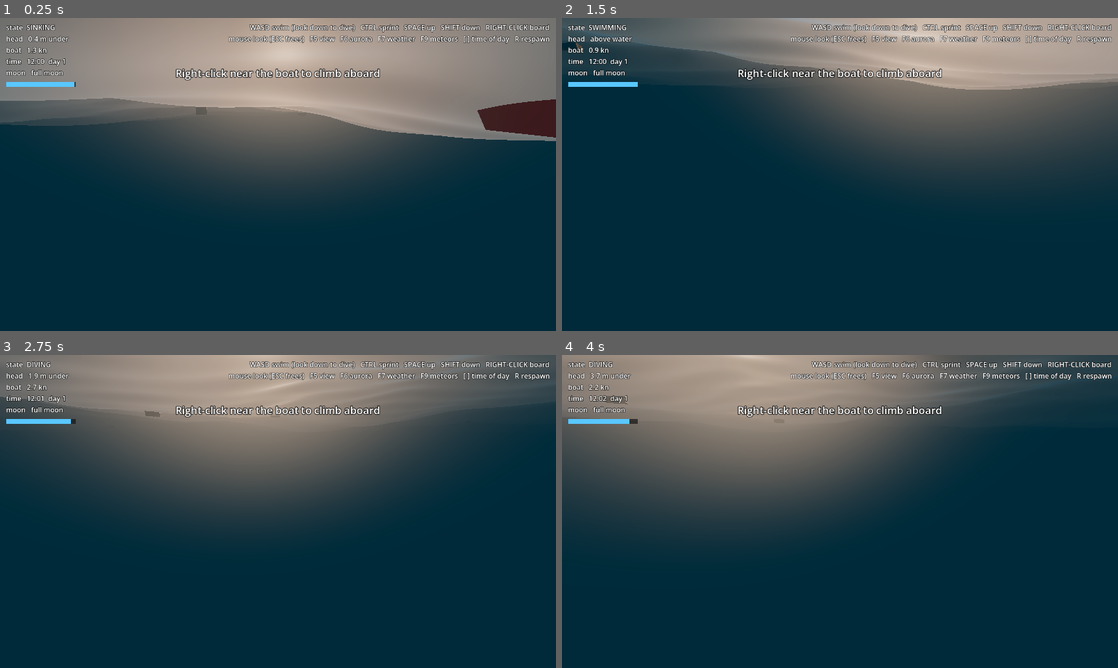
Above: before the commit, frames 1-4 (two rows, left to right).
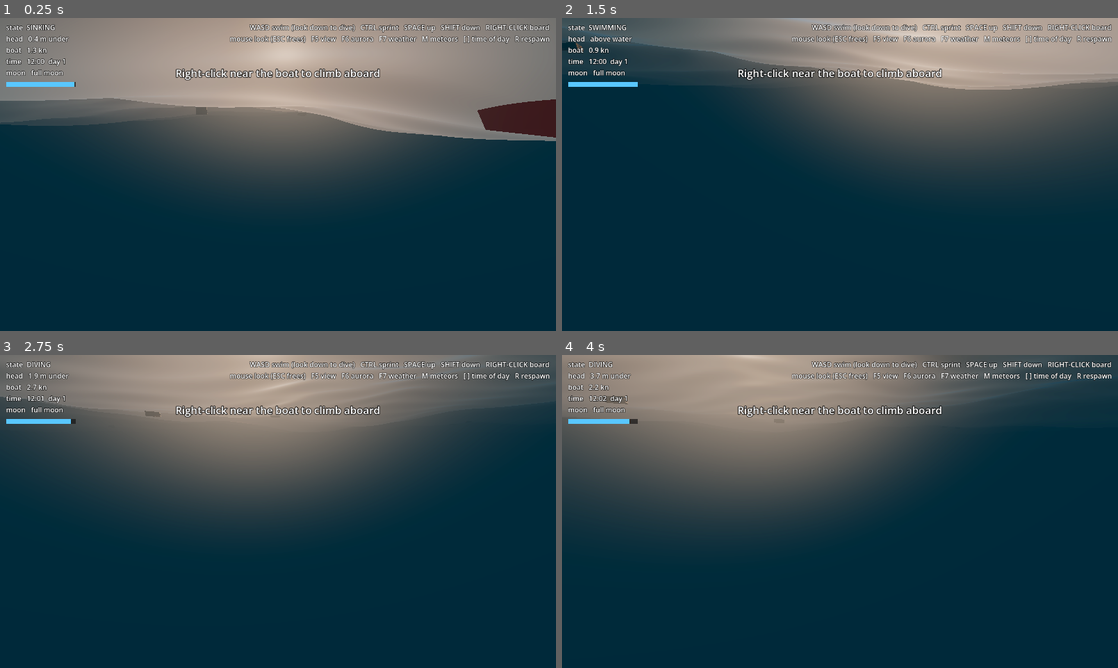
Above: after the commit, the same moments.

Repository: DocRountree/game
Game: Godot game, scene res://src/world/open_ocean/open_ocean.tscn
Same seed, same stepped clock (60 frames per second), same inputs: the game is played once before the commit and once after it.
Inputs (mouse positions are in pixels of both pictures, inside the frame that each line leads up to):
- Up to frame 1 (0.25 s): no input
- Up to frame 2 (1.5 s): tap Enter at 0.5 s; move the mouse to (867, 174) at 0.52 s; hold W (move_forward) from 0.53 s (still down); tap Down (camera_down) at 0.6 s; move the mouse to (812, 174) at 1.27 s; tap Left (camera_left) at 1.35 s
- Up to frame 3 (2.75 s): keep holding W (move_forward); move the mouse to (289, 505) at 2.02 s; tap Right (camera_right) at 2.1 s
- Up to frame 4 (4 s): keep holding W (move_forward); move the mouse to (834, 517) at 2.77 s; tap Up (camera_up) at 2.85 s; move the mouse to (878, 514) at 3.52 s; hold Shift (dive) from 3.53 s (still down)

The runs differ from the first frame. In frame 1, 0.5% of the frame differs, in the area x 41-97%, y 5-8%; in frame 2, 0.5%; in frame 3, 0.5%; in frame 4, 0.5%.

Commit message:
Meteor debug key -> M

Diff:
--- a/project.godot
+++ b/project.godot
@@ -108,7 +108,7 @@
 }
 debug_meteors={
 "deadzone": 0.2,
-"events": [Object(InputEventKey,"physical_keycode":4194340)]
+"events": [Object(InputEventKey,"physical_keycode":77)]
 }
 quit={
 "deadzone": 0.2,
--- a/src/ui/hud/hud.gd
+++ b/src/ui/hud/hud.gd
@@ -17,7 +17,7 @@
 	_breath.value = player.breath
 	_help.text = ("W/S throttle   A/D steer   SHIFT jump off" if player.boat else
 			"WASD swim (look down to dive)   CTRL sprint   SPACE up   SHIFT down   RIGHT-CLICK board") \
-			+ "\nmouse look (ESC frees)   F5 view   F6 aurora   F7 weather   F9 meteors   [ ] time of day   R respawn"
+			+ "\nmouse look (ESC frees)   F5 view   F6 aurora   F7 weather   M meteors   [ ] time of day   R respawn"
 
 
 func flash(text: String, seconds := 2.5) -> void:
Not shown, changed: README.md
